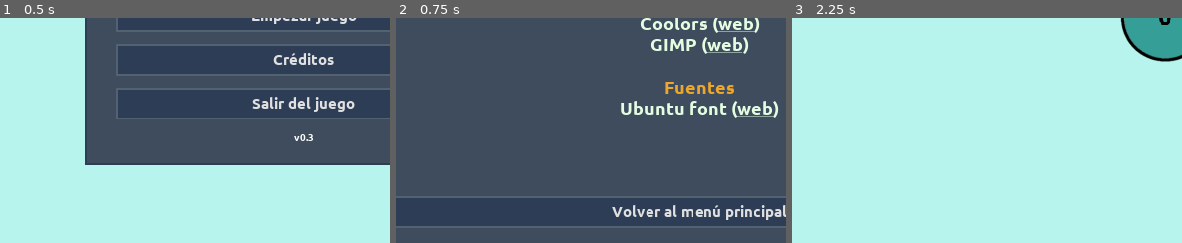
Above: before the commit, frames 1-3 (left to right).
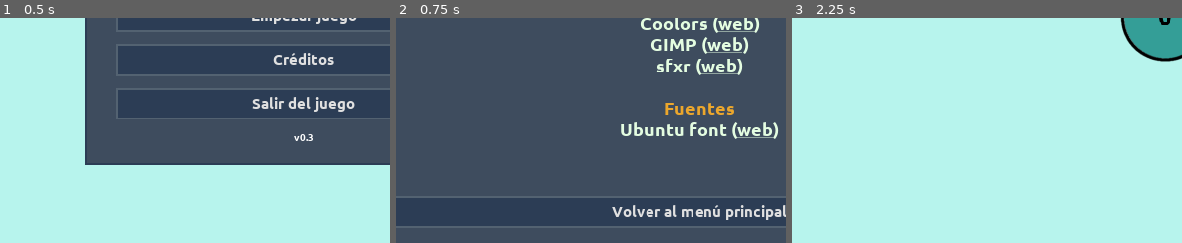
Above: after the commit, the same moments.

Repository: moisesjbc/contando-hasta-100
Game: Godot game, scene res://gui/main_menu/main_menu.tscn
Two runs of this game, one before a commit and one after it. Both use one fixed random seed, a clock stepped at 60 frames per second and the inputs below.
Inputs:
- Up to frame 1 (0.5 s): no input
- Up to frame 2 (0.75 s): click "Créditos" at 0.5 s
- Up to frame 3 (2.25 s): click "Volver al menú principal" at 1.25 s; click "Empezar juego" at 2 s
The pictures show only the part of the screen within x 12-62%, y 45-95%; the shares and areas given below are measured in that part.

Frame 1 is identical in both runs. In frame 2, 3.7% of the frame differs, in the area x 57-98%, y 18-54%; in frame 3, nothing differs.

Commit message:
Add sfxr to credits menu

Diff:
--- a/godot-project/gui/credits_menu/credits_menu.tscn
+++ b/godot-project/gui/credits_menu/credits_menu.tscn
@@ -73,6 +73,7 @@
 [color=#E4FDE1]Godot Engine ([url=\"https://godotengine.org/\"]web[/url])[/color]
 [color=#E4FDE1]Coolors ([url=\"https://coolors.co/\"]web[/url])[/color]
 [color=#E4FDE1]GIMP ([url=\"https://www.gimp.org/\"]web[/url])[/color]
+[color=#E4FDE1]sfxr ([url=\"https://www.drpetter.se/project_sfxr.html\"]web[/url])[/color]
 
 [center][color=#ECA72C]Fuentes[/color]
 [color=#E4FDE1]Ubuntu font ([url=\"https://design.ubuntu.com/font/\"]web[/url])[/color]
@@ -84,6 +85,7 @@
 Godot Engine (web)
 Coolors (web)
 GIMP (web)
+sfxr (web)
 
 Fuentes
 Ubuntu font (web)
